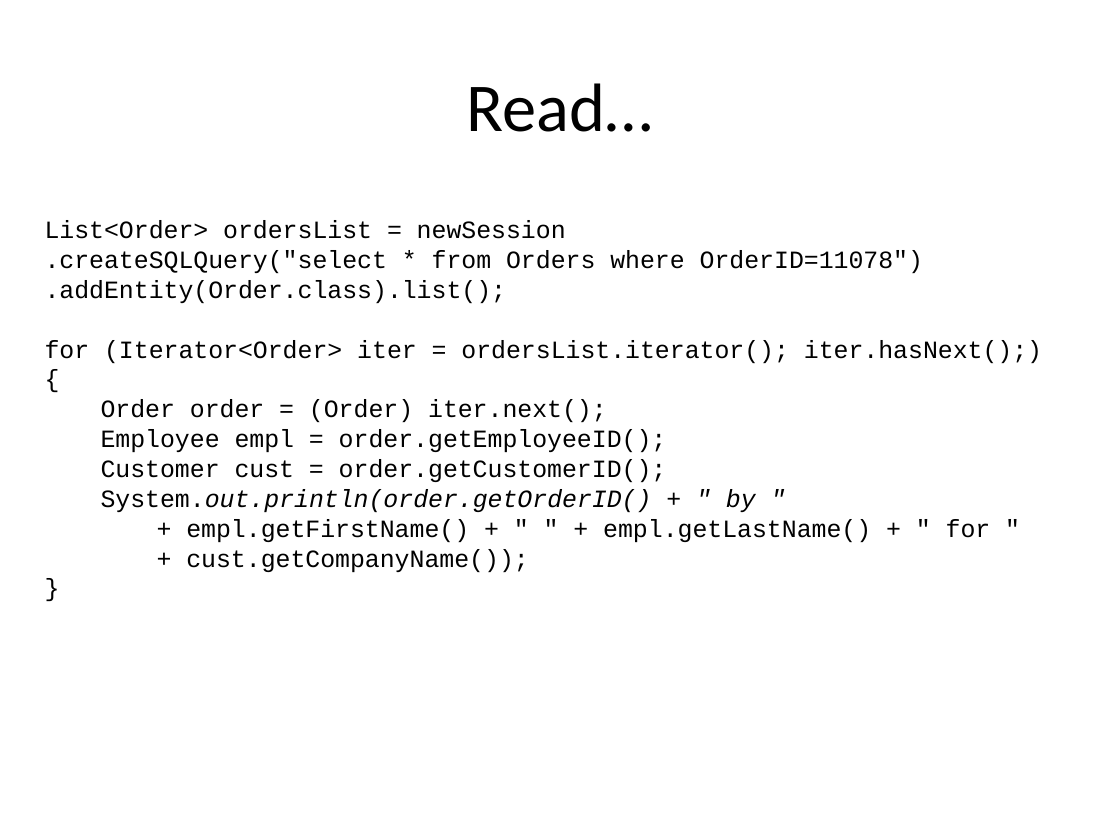
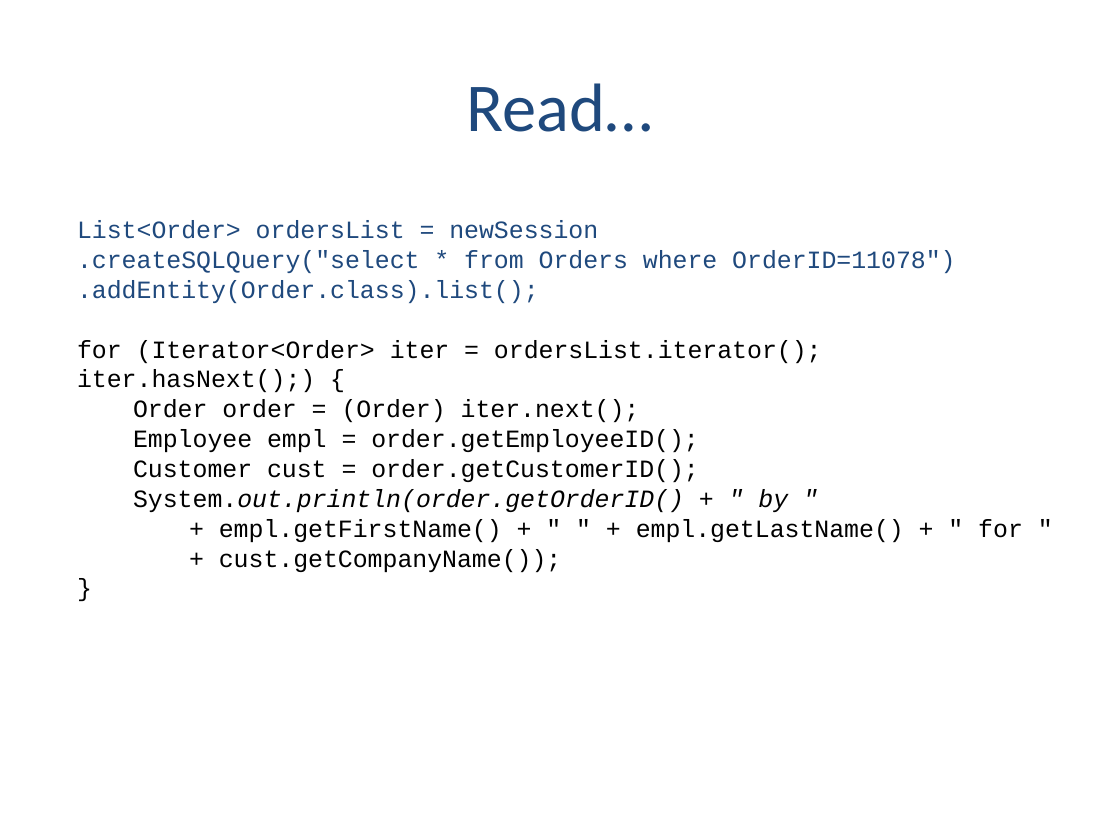
Before and after one commit to alicjasalamon/DB2, a slide deck: slide 27 of MySQL + Hibernate.pptx (slide 26 before the commit). Drawn at 1120x840 pixels with LibreOffice and Linux fonts; fonts in the diff are those of the drawing. Boxes give left, top, right and bottom in pixels: in the first picture for what was removed or moved away, otherwise in the second. Text is boxed around its words. In the diff, an @@ line names an element or a change of style, - is before the commit and + after.

Commit message:
Presentation - new colors + agenda

```diff
--- a/MySQL + Hibernate.pptx
+++ b/MySQL + Hibernate.pptx
@@ title "Read…" at bbox=[467, 83, 653, 132]: text colour #000000 to #1F497D @@
@@ text "List<Order> ordersList = newSession": place and size @@
-text "List<Order> ordersList = newSession" at bbox=[45, 220, 1042, 572]
+text "List<Order> ordersList = newSession" at bbox=[77, 220, 1023, 572]
@@ text at bbox=[77, 220, 955, 303]: text colour #000000 to #1F497D in "List<Order> ordersList = newSession", ".createSQLQuery("select * from Orders where OrderID=11078")", ".addEntity(Order.class).list();" @@
```
Also in this commit, not shown: 24 other slides changed, 2 slides added, 1 slide removed.
